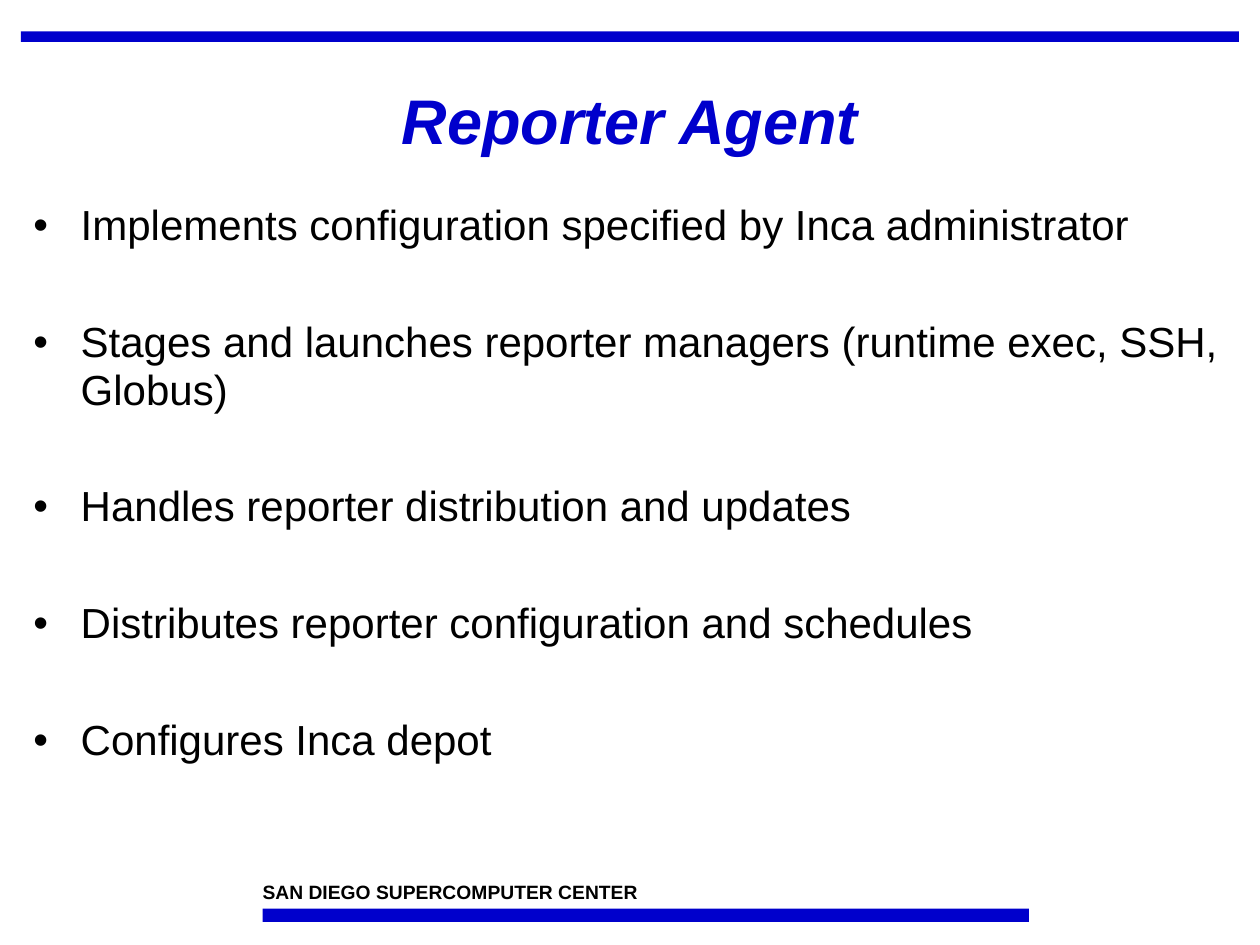
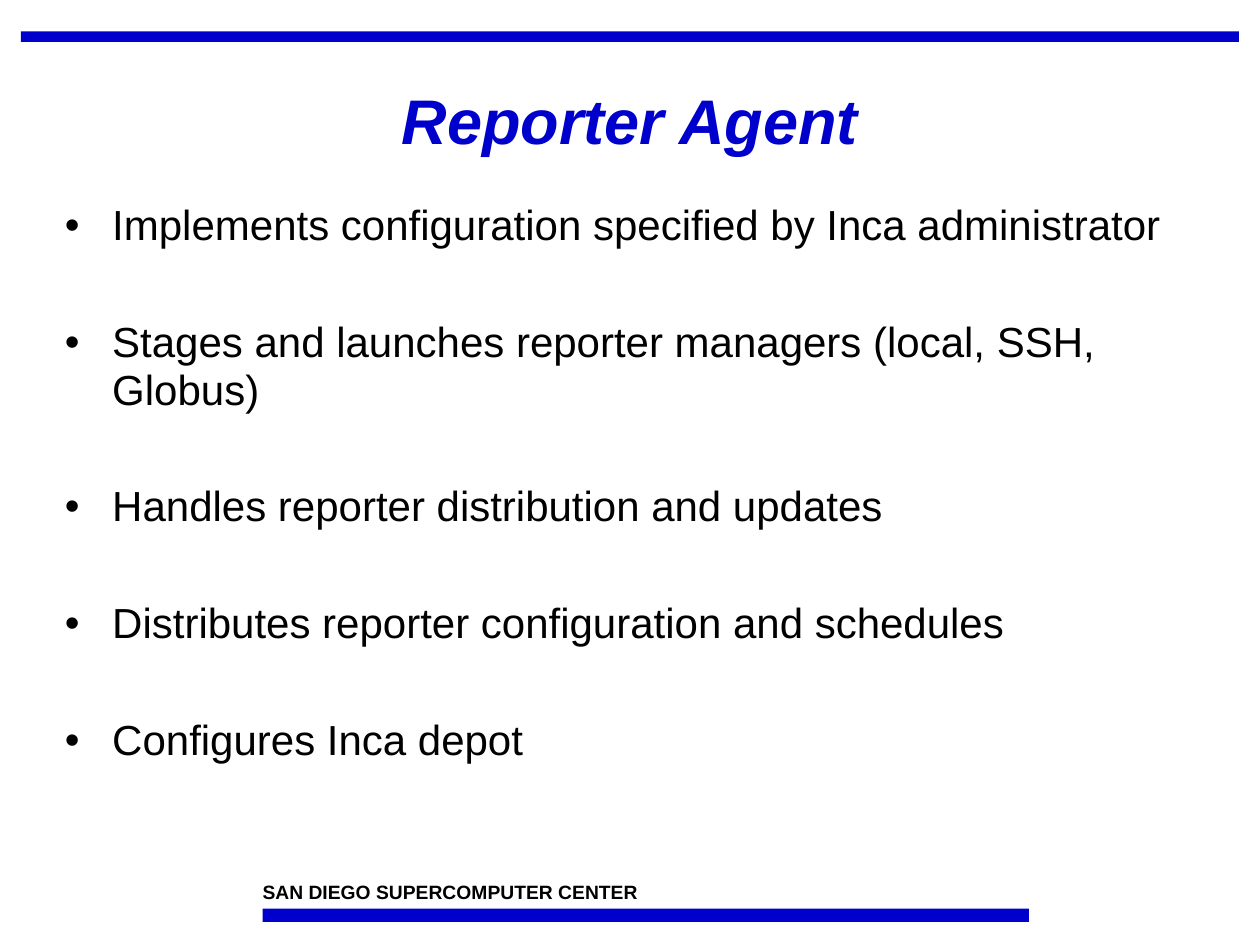
Before and after one commit to IncaProject/inca-xsede, a slide deck: slide 4 of talks/feb-06-workshop/control.ppt (slide 3 before the commit). Drawn at 1260x945 pixels with LibreOffice and Linux fonts; fonts in the diff are those of the drawing; background and template pictures are left out. Boxes give left, top, right and bottom in pixels: in the first picture for what was removed or moved away, otherwise in the second. Text is boxed around its words. In the diff, an @@ line names an element or a change of style, - is before the commit and + after.

```diff
--- a/talks/feb-06-workshop/control.ppt
+++ b/talks/feb-06-workshop/control.ppt
@@ text "Implements configuration specified by Inca ...": place and size @@
-text "Implements configuration specified by Inca ..." at [81, 209, 1217, 763]
+text "Implements configuration specified by Inca ..." at [112, 209, 1160, 763]
@@ text at [112, 326, 1095, 413]: text changed @@
-• Stages and launches reporter managers (runtime exec, SSH, Globus)
+• Stages and launches reporter managers (local, SSH, Globus)
```
Also in this commit, not shown: 12 other slides changed, 11 slides added, 9 slides removed.
